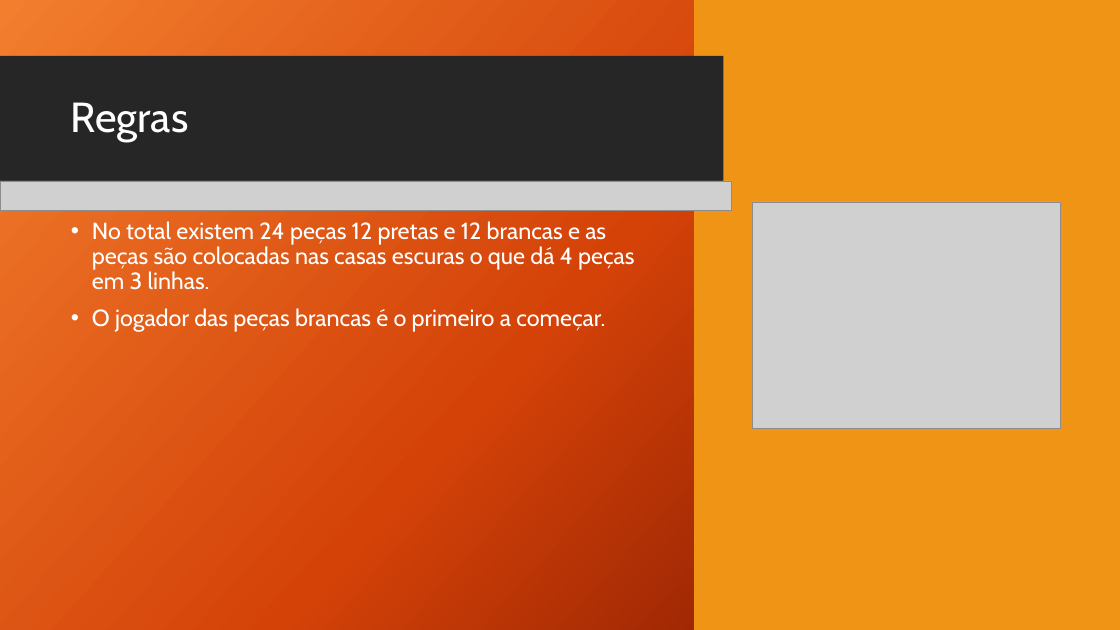
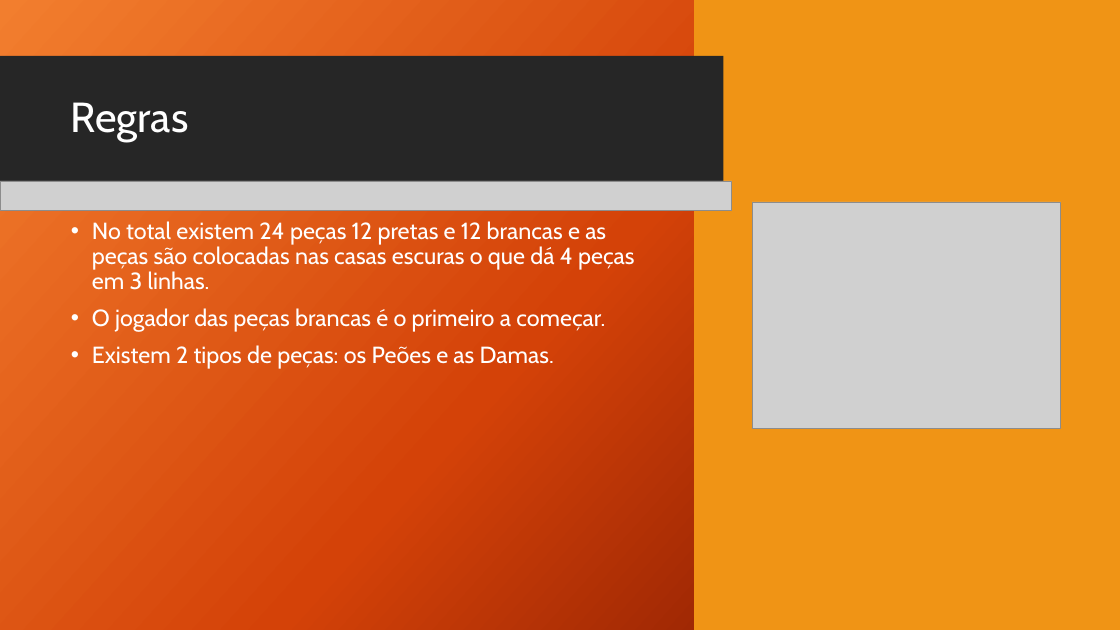
Before and after one commit to wolfmanPires/LDP, a slide deck: slide 2 of Damas.pptx. Drawn at 1120x630 pixels with LibreOffice and Linux fonts; fonts in the diff are those of the drawing; grey boxes stand for pictures; background and template pictures are left out. Boxes give left, top, right and bottom in pixels: in the first picture for what was removed or moved away, otherwise in the second. Text is boxed around its words. In the diff, an @@ line names an element or a change of style, - is before the commit and + after.

```diff
--- a/Damas.pptx
+++ b/Damas.pptx
@@ text at [92,345,554,369]: paragraph added @@
+• Existem 2 tipos de peças: os Peões e as Damas.
```
Also in this commit, not shown: 2 other slides changed.
